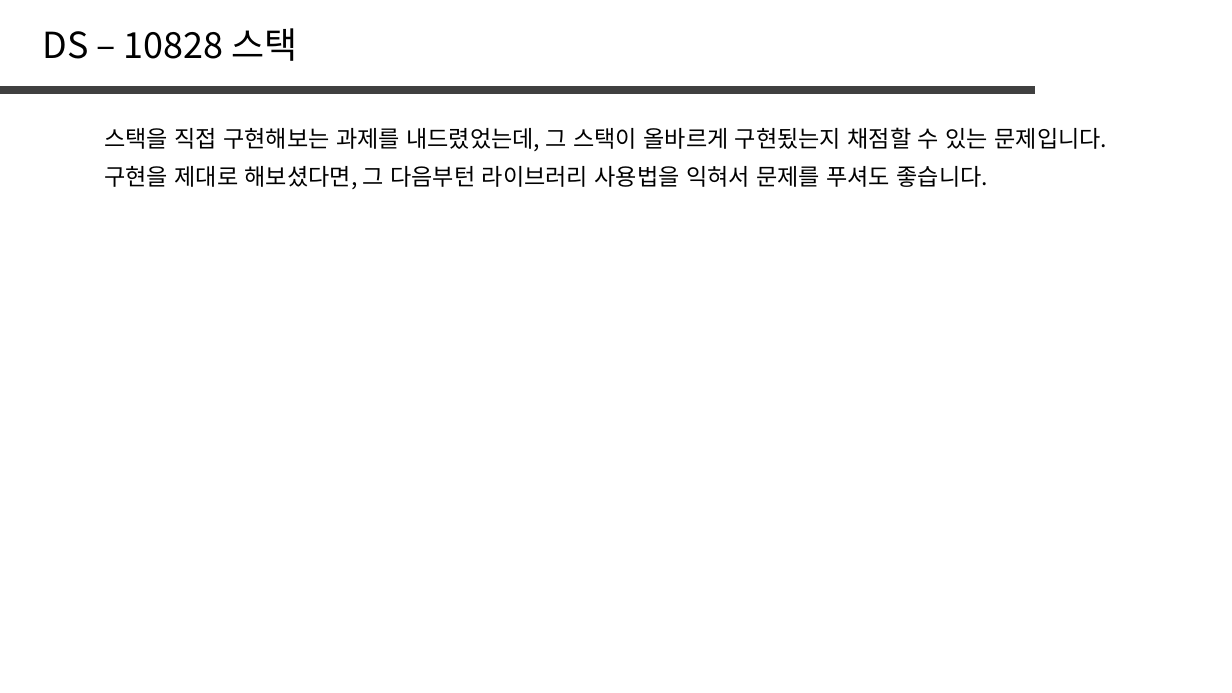
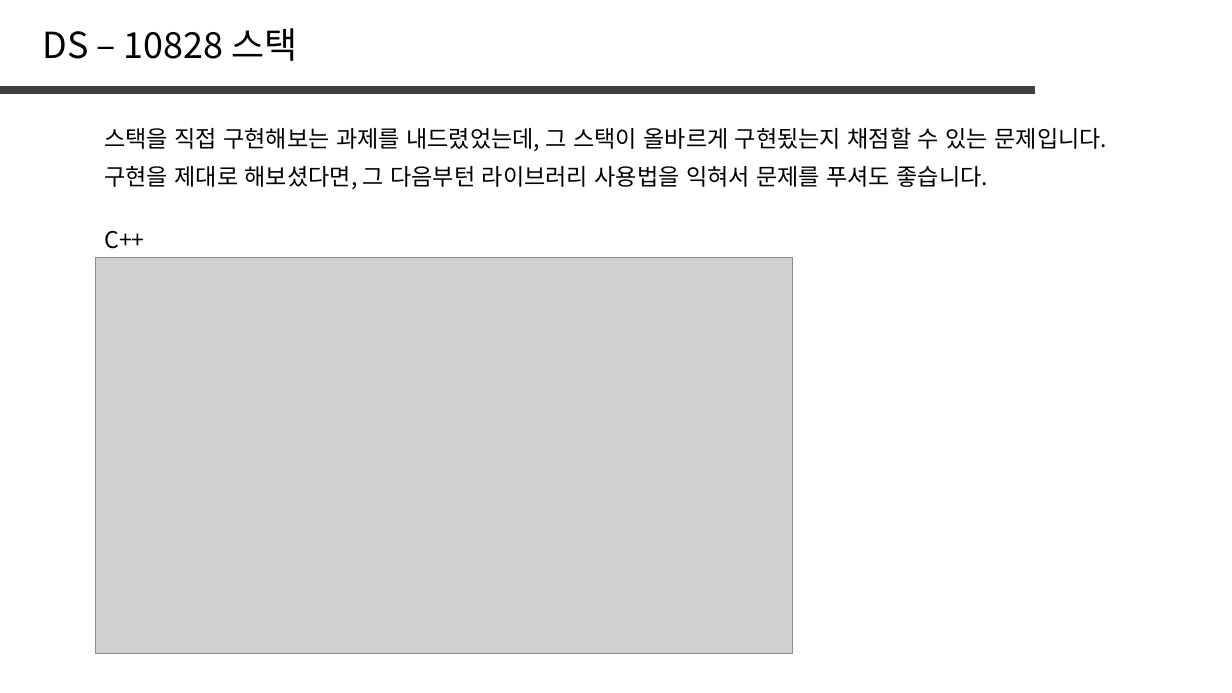
Before and after one commit to jaehoo1/PS-study, a slide deck: slide 9 of study/7_Stack, Queue, List.pptx. Drawn at 1232x693 pixels with LibreOffice and Linux fonts; fonts in the diff are those of the drawing; grey boxes stand for pictures. Boxes give left, top, right and bottom in pixels: in the first picture for what was removed or moved away, otherwise in the second. Text is boxed around its words. In the diff, an @@ line names an element or a change of style, - is before the commit and + after.

```diff
--- a/study/7_Stack, Queue, List.pptx
+++ b/study/7_Stack, Queue, List.pptx
@@ text added at bbox=[104, 230, 144, 249], 18 pt, text #000000 @@
+C++
@@ picture added at bbox=[95, 258, 793, 653] @@
```
Also in this commit, not shown: 6 slides added.
